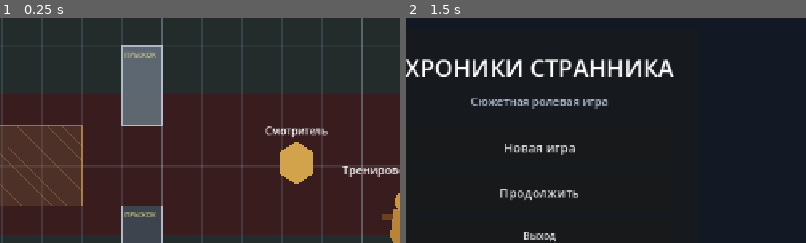
Above: before the commit, frames 1-2 (left to right).
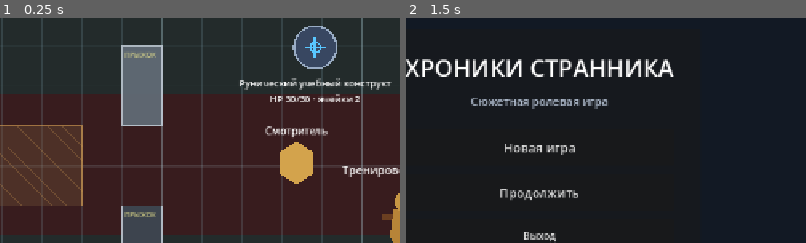
Above: after the commit, the same moments.

Repository: eretenkodaniil16-rgb/rpg-project
Game: Godot game, scene res://scenes/game/game.tscn
Same seed, same stepped clock (60 frames per second), same inputs: the game is played once before the commit and once after it. This scene is started directly instead of the project's main scene.
Inputs:
- Up to frame 1 (0.25 s): no input
- Up to frame 2 (1.5 s): click "ВЗАИМ." at 0.5 s; click "МЕНЮ" at 1.25 s
The pictures show only the part of the screen within x 33-83%, y 18-68%; the shares and areas given below are measured in that part.

The runs differ from the first frame. In frame 1, 2.7% of the frame differs, in the area x 60-98%, y 3-38%; in frame 2, nothing differs.

Commit message:
feat: activate spell reaction runtime in the game scene

Diff:
--- a/scenes/game/game.tscn
+++ b/scenes/game/game.tscn
@@ -1,7 +1,7 @@
 [gd_scene load_steps=3 format=3]
 
 [ext_resource type="PackedScene" path="res://scenes/game/game_base.tscn" id="1_base"]
-[ext_resource type="Script" path="res://scripts/game/game_final_v017.gd" id="2_feature"]
+[ext_resource type="Script" path="res://scripts/game/game_spell_reactions_runtime.gd" id="2_feature"]
 
 [node name="Game" instance=ExtResource("1_base")]
 script = ExtResource("2_feature")
